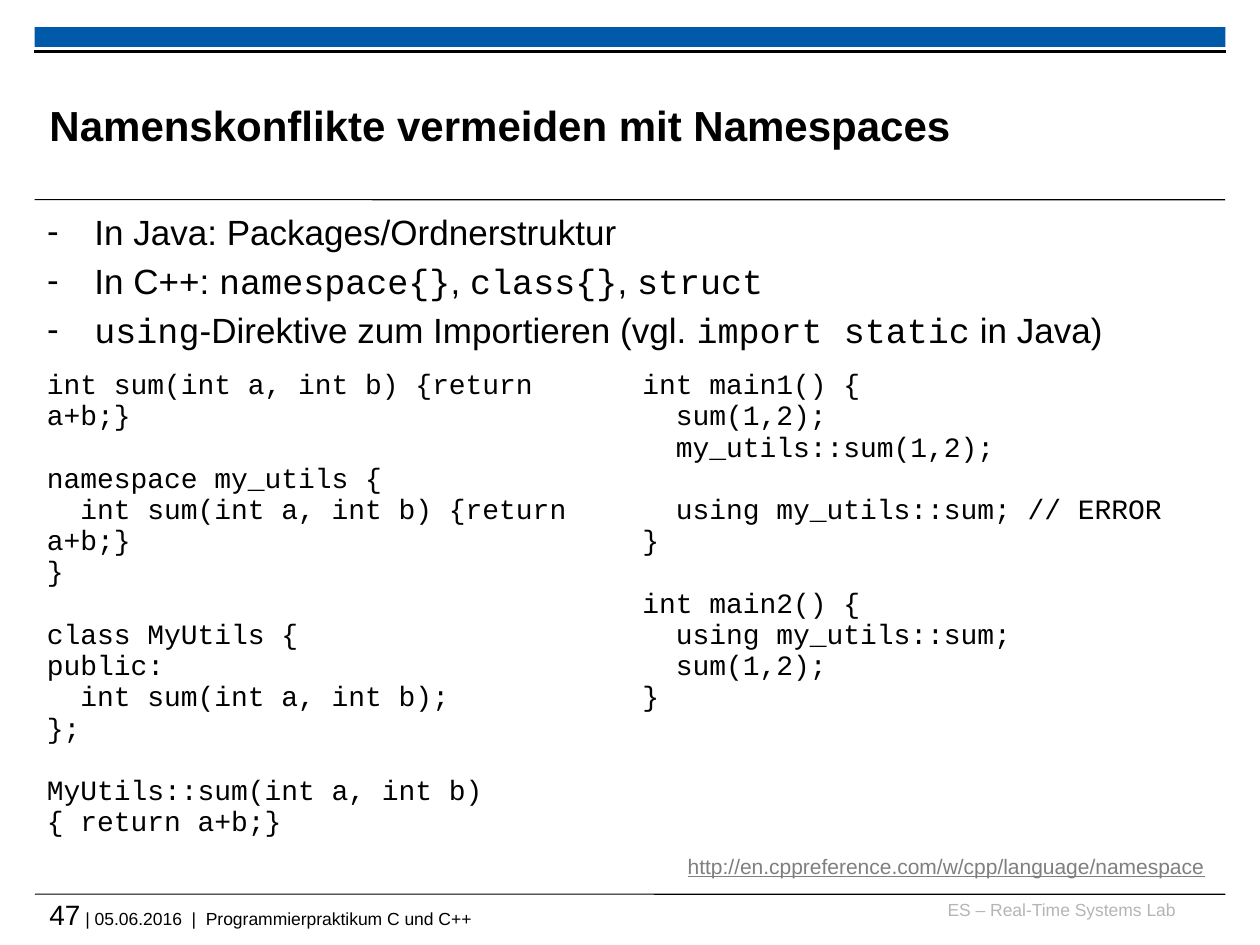
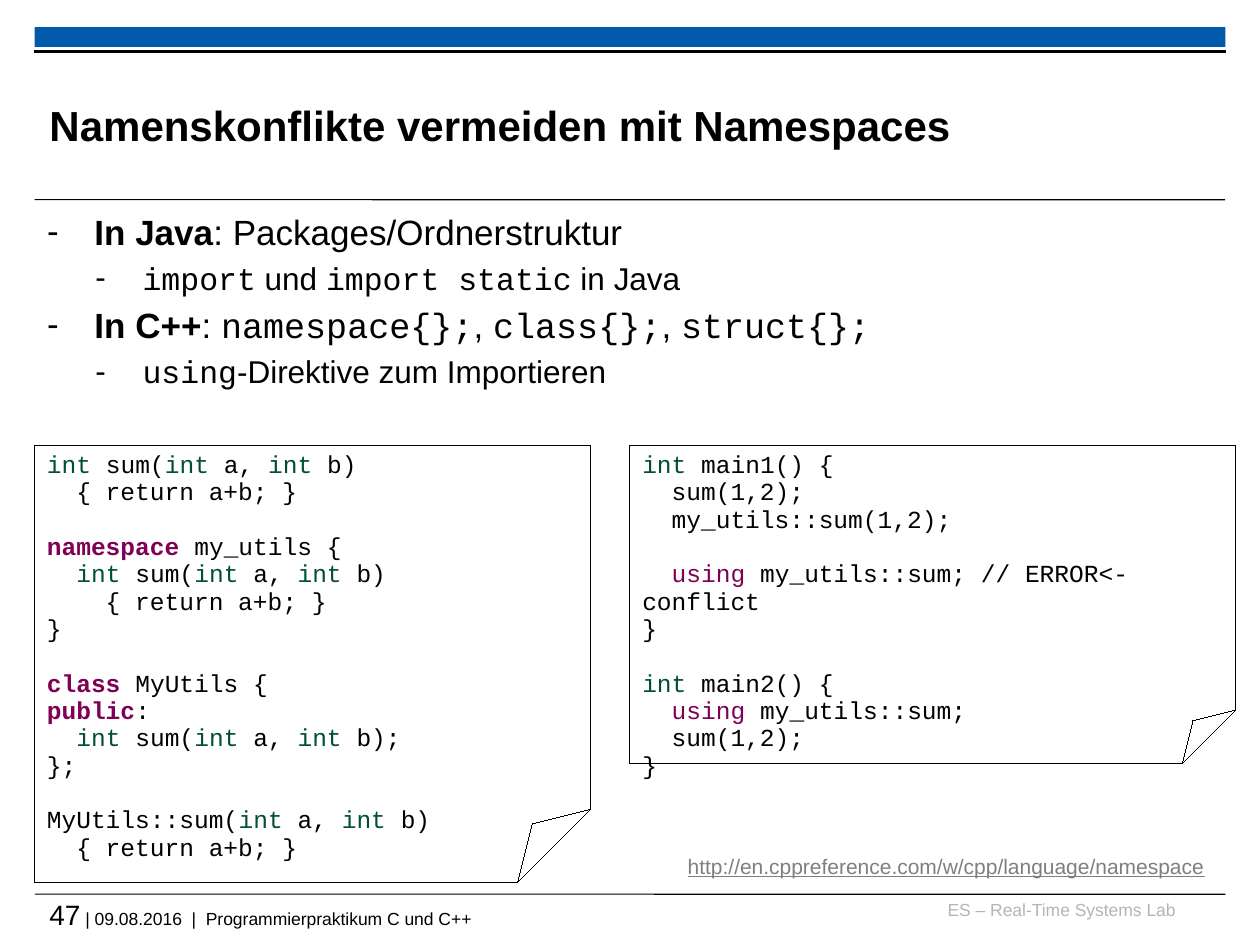
Before and after one commit to h82k/tud-cppp, a slide deck: slide 47 of cppp_lecture.pptx. Drawn at 1260x945 pixels with LibreOffice and Linux fonts; fonts in the diff are those of the drawing; background and template pictures are left out. Boxes give left, top, right and bottom in pixels: in the first picture for what was removed or moved away, otherwise in the second. Text is boxed around its words. In the diff, an @@ line names an element or a change of style, - is before the commit and + after.

```diff
--- a/cppp_lecture.pptx
+++ b/cppp_lecture.pptx
@@ text at (94,219,622,252): bold on in "In Java:" @@
@@ text at (94,267,870,390): text changed; size 20 to 18 pt; font Arial to Courier New @@
-– In C++: namespace{}, class{}, struct
-– using-Direktive zum Importieren (vgl. import static in Java)
+  – import und import static in Java
+– In C++: namespace{};, class{};, struct{};
+  – using-Direktive zum Importieren
@@ folded corner "int sum(int a, int b)": place and size @@
-folded corner "int sum(int a, int b)" at (47,374,566,837)
+folded corner "int sum(int a, int b)" at (34,446,590,882)
@@ folded corner "int sum(int a, int b)" at (34,446,590,882): outline none to #000000 0.75 pt @@
@@ folded corner "int main1() {" at (630,446,1235,764): outline none to #000000 0.75 pt @@
@@ folded corner "int main1() {": place and size @@
-folded corner "int main1() {" at (642,374,1162,681)
+folded corner "int main1() {" at (630,446,1235,764)
@@ text in folded corner at (47,455,356,505): text changed; size 16 to 14 pt @@
-int sum(int a, int b) {return a+b;}
+int sum(int a, int b)
+{ return a+b; }
@@ text in folded corner at (642,455,966,751): size 16 to 14 pt in "int main1() {", "sum(1,2);", "my_utils::sum(1,2);", "}" and 4 more places; text colour #000000 to #005032 in "int", "int"; text colour #000000 to #7F0055 in "using" @@
@@ text in folded corner at (47,537,401,751): size 16 to 14 pt in "namespace my_utils {", "}", "class MyUtils {", "public:" and 2 more places; text colour #000000 to #7F0055, bold on in "namespace", "class", "public:"; text colour #000000 to #005032 in "int sum(int int" @@
@@ text in folded corner at (76,565,386,615): text changed; size 16 to 14 pt @@
-int sum(int a, int b) {return a+b;}
+int sum(int a, int b)
+{ return a+b; }
@@ text in folded corner at (642,565,1128,611): text changed; size 16 to 14 pt @@
-using my_utils::sum; // ERROR
+using my_utils::sum; // ERROR<-conflict
@@ text in folded corner at (47,811,430,861): text changed; size 16 to 14 pt @@
-MyUtils::sum(int a, int b) { return a+b;}
+MyUtils::sum(int a, int b)
+{ return a+b; }
@@ text at (49,905,471,929): text changed @@
-47 | 05.06.2016 | Programmierpraktikum C und C++
+47 | 09.08.2016 | Programmierpraktikum C und C++
```
Also in this commit, not shown: 58 other slides changed, 1 slide added, 2 slides removed.
